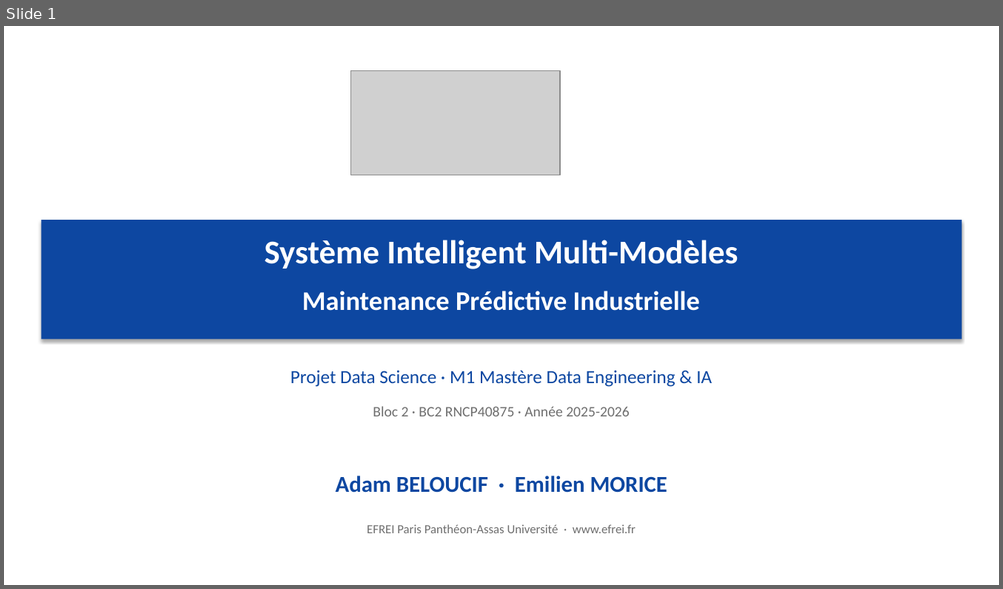
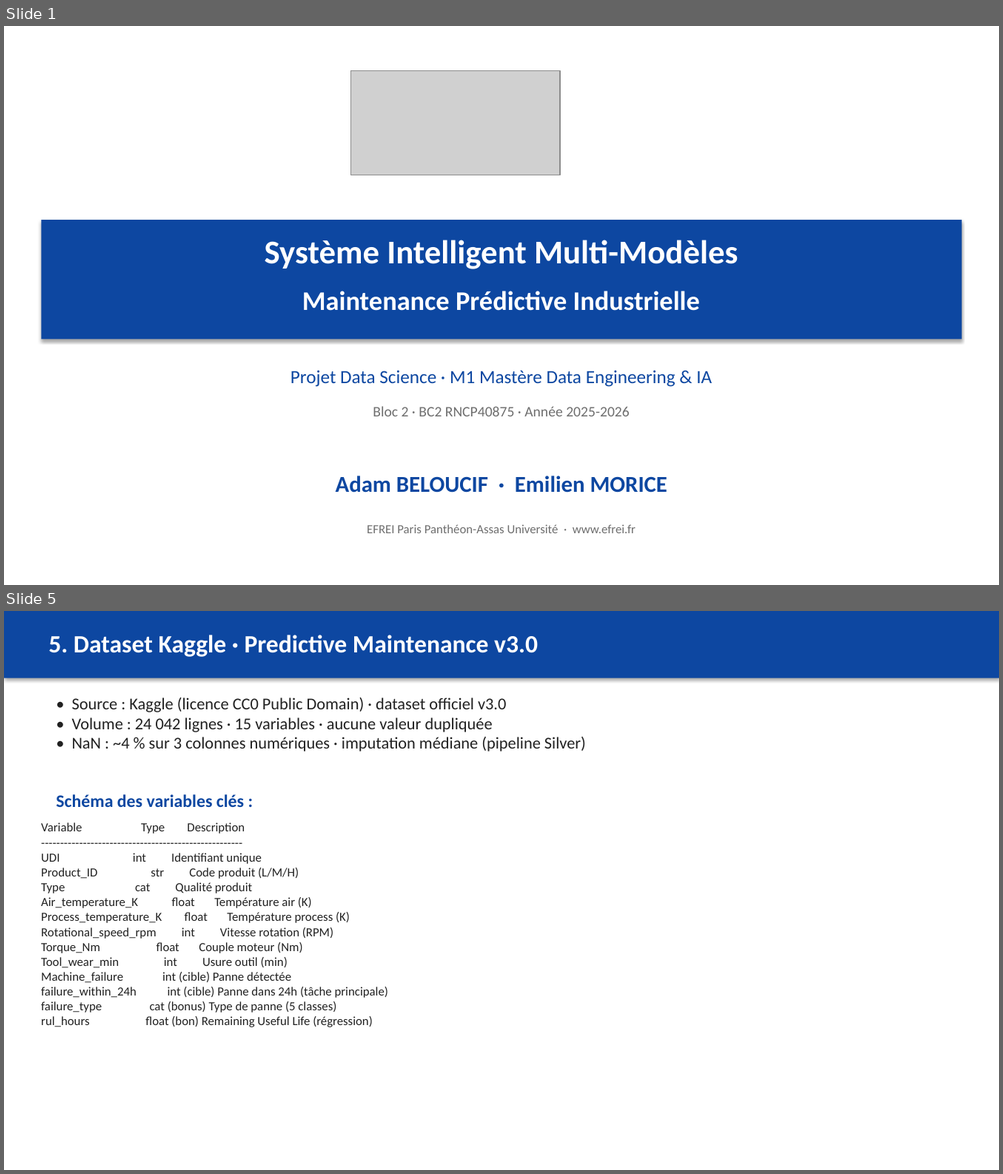
Before and after one commit to Adam-Blf/maintenance-predictive-industrielle, a slide deck: reports/presentation.pptx. Shown one above the other, each under a label of ours: slide 1 before the commit, slides 1 and 5 after it; the slides between them are not shown. The pictures are 1003x589 and 1003x1174 pixels, drawn with LibreOffice and Linux fonts; fonts in the diff are those of the drawing; grey boxes stand for pictures. Boxes give left, top, right and bottom in pixels: in the first picture for what was removed or moved away, otherwise in the second. Text is boxed around its words. In the diff, an @@ line names an element or a change of style, - is before the commit and + after.

```diff
--- a/reports/presentation.pptx
+++ b/reports/presentation.pptx
@@ slide 5 added at <box>4,611,999,1170</box>, background #FFFFFF @@
@@ rectangle added at <box>4,611,999,678</box>, fill #0D47A1 @@
@@ text added at <box>48,635,538,657</box>, 24 pt, text #FFFFFF, bold @@
+5. Dataset Kaggle · Predictive Maintenance v3.0
@@ text added at <box>72,698,586,752</box>, 16 pt, text #212121 @@
+• Source : Kaggle (licence CC0 Public Domain) · dataset officiel v3.0
+• Volume : 24 042 lignes · 15 variables · aucune valeur dupliquée
+• NaN : ~4 % sur 3 colonnes numériques · imputation médiane (pipeline Silver)
@@ text added at <box>56,795,244,807</box>, 17 pt, text #0D47A1, bold @@
+Schéma des variables clés :
@@ text added at <box>41,823,388,1028</box>, 12 pt, text #212121 @@
+Variable Type Description
+-----------------------------------------------------
+UDI int Identifiant unique
+Product_ID str Code produit (L/M/H)
+Type cat Qualité produit
+Air_temperature_K float Température air (K)
+Process_temperature_K float Température process (K)
+Rotational_speed_rpm int Vitesse rotation (RPM)
+Torque_Nm float Couple moteur (Nm)
+Tool_wear_min int Usure outil (min)
+Machine_failure int (cible) Panne détectée
+failure_within_24h int (cible) Panne dans 24h (tâche principale)
+failure_type cat (bonus) Type de panne (5 classes)
+rul_hours float (bon) Remaining Useful Life (régression)
```
Also in this commit, not shown: 7 slides changed, 15 other slides added, 3 slides removed, 13 other files.
